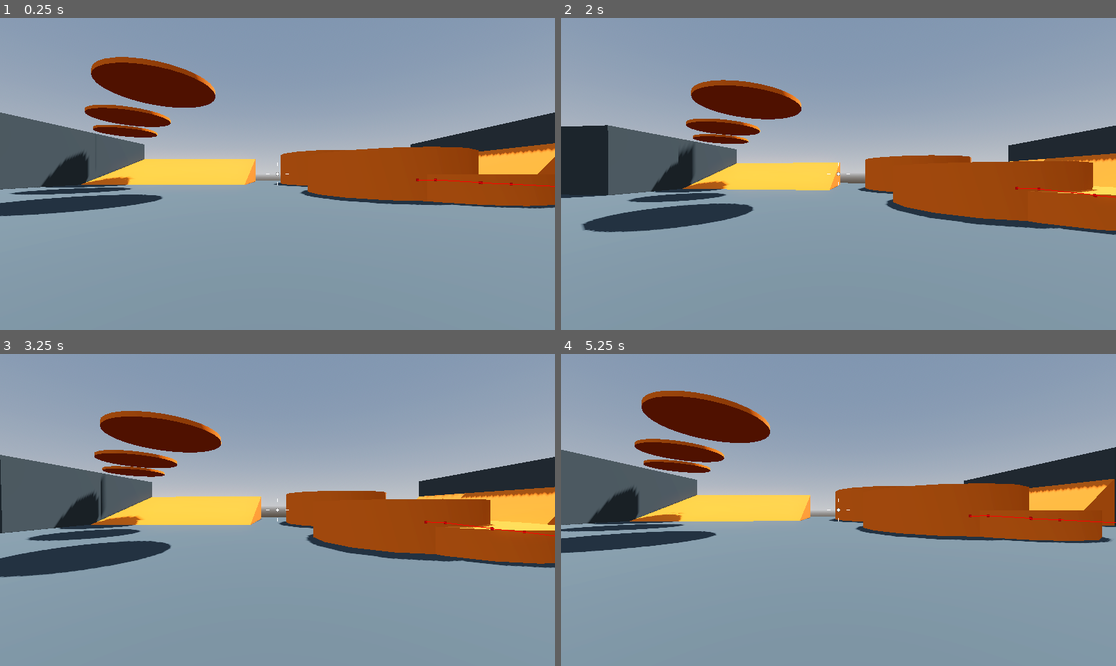
Above: before the commit, frames 1-4 (two rows, left to right).
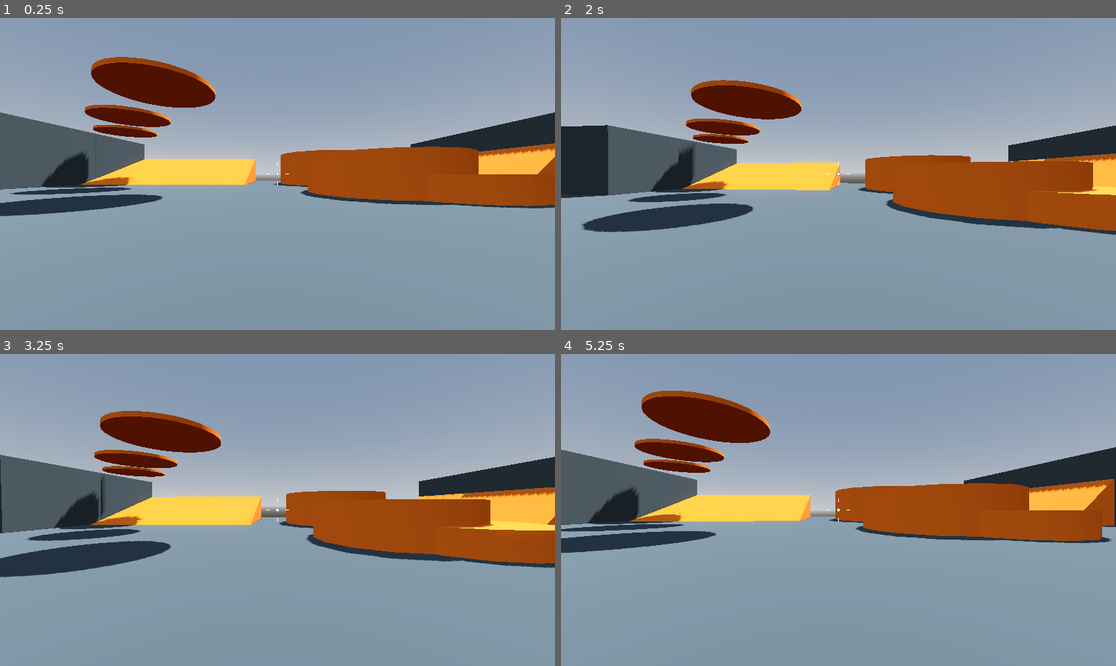
Above: after the commit, the same moments.

Repository: DTNevaeha/Shootout
Game: Godot game, scene res://Levels/SandBox.tscn
The game is run twice, just before and just after one commit, with the same random seed, the same clock (stepped at 60 frames per second) and the same inputs.
Inputs (mouse positions are in pixels of both pictures, inside the frame that each line leads up to):
- Up to frame 1 (0.25 s): no input
- Up to frame 2 (2 s): tap Enter (ui_accept) at 0.5, 0.6, 1.55 s; move the mouse to (866, 174) at 0.52 s; hold Up (ui_up) from 0.53 s (still down); tap Space (jump) at 0.77, 0.8, 1.07, 1.35, 1.52, 1.82 s; move the mouse to (810, 174) at 1.27 s
- Up to frame 3 (3.25 s): keep holding Up (ui_up); move the mouse to (288, 503) at 2.02 s; tap Enter (ui_accept) at 2.1, 2.85 s; tap Space (jump) at 2.3, 3.02 s; move the mouse to (271, 516) at 2.77 s
- Up to frame 4 (5.25 s): keep holding Up (ui_up); tap Space (jump) at 3.32, 3.6, 3.77, 4.07, 4.52, 4.82 s; move the mouse to (877, 513) at 3.52 s; move the mouse to (794, 506) at 4.27 s; tap Enter (ui_accept) at 4.35, 5.1 s; move the mouse to (844, 510) at 5.02 s

The runs differ from the first frame. In frame 1, less than 0.1% of the frame differs, in the area x 74-100%, y 51-55%; in frame 2, less than 0.1%; in frame 3, less than 0.1%; in frame 4, less than 0.1%, in the area x 73-100%, y 51-55%.

Commit message:
Enemy will now move and follow the player

Diff:
--- a/Enemy/enemy.gd
+++ b/Enemy/enemy.gd
@@ -9,28 +9,34 @@
 # Get the gravity from the project settings to be synced with RigidBody nodes.
 var gravity: float = ProjectSettings.get_setting("physics/3d/default_gravity")
 var player
+var player_nearby := false
+var aggro_range := 12.0
 
 
 func _ready() -> void:
 	player = get_tree().get_first_node_in_group("player")
 
 
+func _process(_delta: float) -> void:
+	if player_nearby:
+		navigation_agent_3d.target_position = player.global_position
+
+
 func _physics_process(delta: float) -> void:
-	navigation_agent_3d.target_position = player.global_position
 	var next_posittion = navigation_agent_3d.get_next_path_position()
 
 	# Add the gravity.
 	if not is_on_floor():
 		velocity.y -= gravity * delta
 
-	# Handle jump.
-	if Input.is_action_just_pressed("ui_accept") and is_on_floor():
-		velocity.y = JUMP_VELOCITY
+	var direction = global_position.direction_to(next_posittion)
+	var distance = global_position.distance_to(player.global_position)
 
-	# Get the input direction and handle the movement/deceleration.
-	# As good practice, you should replace UI actions with custom gameplay actions.
-	var input_dir := Input.get_vector("ui_left", "ui_right", "ui_up", "ui_down")
-	var direction := (transform.basis * Vector3(input_dir.x, 0, input_dir.y)).normalized()
+	if distance <= aggro_range:
+		player_nearby = true
+	# else:
+	# 	player_nearby = false
+
 	if direction:
 		velocity.x = direction.x * SPEED
 		velocity.z = direction.z * SPEED
@@ -38,4 +44,4 @@
 		velocity.x = move_toward(velocity.x, 0, SPEED)
 		velocity.z = move_toward(velocity.z, 0, SPEED)
 
-	# move_and_slide()
+	move_and_slide()
